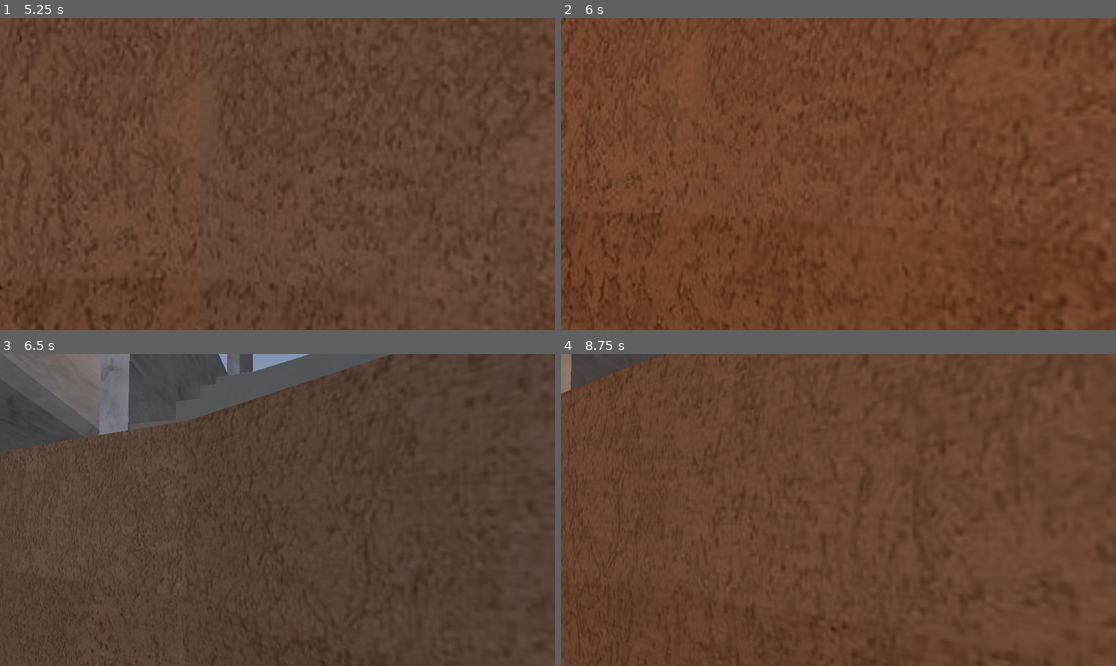
Above: before the commit, frames 1-4 (two rows, left to right).
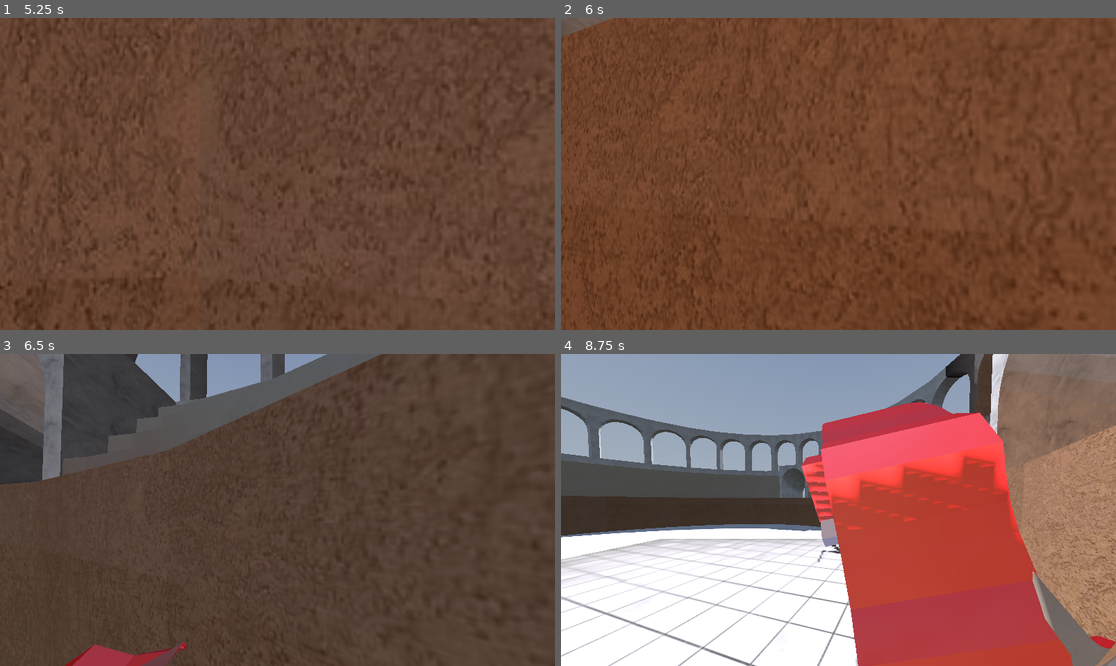
Above: after the commit, the same moments.

Repository: martinsi26/3DGameDesign
Game: Godot game, scene res://Scenes/Sandbox.tscn
The game is run twice, just before and just after one commit, with the same random seed, the same clock (stepped at 60 frames per second) and the same inputs. A sky picture missing from this copy of the repository is replaced by a grey-blue gradient.
Inputs (mouse positions are in pixels of both pictures, inside the frame that each line leads up to):
- Up to frame 1 (5.25 s): move the mouse to (305, 174) at 0.52 s; hold Ctrl (crouch) 0.53-1.28 s; hold W (move_forward) from 0.53 s (still down); tap Space (jump) at 0.77, 1.52, 3.02, 3.77, 4.52 s; move the mouse to (249, 174) at 1.27 s; tap Q (lock) at 1.35, 3.6 s; move the mouse to (288, 167) at 2.02 s; hold Shift (sprint) 2.03-2.78 s; move the mouse to (271, 180) at 2.77 s; tap Ctrl (crouch) at 2.85 s; move the mouse to (316, 177) at 3.52 s; move the mouse to (233, 170) at 4.27 s; tap Shift (sprint) at 4.35 s; move the mouse to (283, 174) at 5.02 s; hold Ctrl (crouch) from 5.03 s (still down)
- Up to frame 2 (6 s): move the mouse to (816, 167) at 5.77 s; release W (move_forward) at 5.78 s; release Ctrl (crouch) at 5.78 s; hold D (move_right) from 5.78 s (still down); tap Q (lock) at 5.85 s
- Up to frame 3 (6.5 s): keep holding D (move_right); tap Space (jump) at 6.02 s
- Up to frame 4 (8.75 s): move the mouse to (866, 510) at 6.52 s; release D (move_right) at 6.53 s; hold Shift (sprint) 6.53-7.28 s; hold W (move_forward) from 6.53 s (still down); tap Space (jump) at 6.77, 7.52 s; move the mouse to (810, 510) at 7.27 s; tap Ctrl (crouch) at 7.35 s; move the mouse to (849, 503) at 8.02 s; tap Q (lock) at 8.1 s

Frame 1 is identical in both runs. In frame 2, 2.6% of the frame differs, in the area x 0-100%, y 0-100%; in frame 3, 11%; in frame 4, 100%.

Commit message:
new self states
taken from enemy

Diff:
--- a/3dgamedesign/Scenes/Enemy/Boar.tscn
+++ b/3dgamedesign/Scenes/Enemy/Boar.tscn
@@ -3,9 +3,9 @@
 [ext_resource type="Script" path="res://Scenes/Enemy/Boar.gd" id="1_j6rep"]
 [ext_resource type="Script" path="res://Scripts/StateMachine/enemy_state_machine.gd" id="1_j844m"]
 [ext_resource type="PackedScene" uid="uid://br05dq1yh0vgl" path="res://Assets/Mobs/Boar.glb" id="2_fbblt"]
-[ext_resource type="Script" path="res://Scripts/EnemyStateScripts/AttackEnemyState.gd" id="2_w37hu"]
-[ext_resource type="Script" path="res://Scripts/EnemyStateScripts/WalkingEnemyState.gd" id="3_id3uu"]
-[ext_resource type="Script" path="res://Scripts/EnemyStateScripts/IdleEnemyState.gd" id="4_qimtc"]
+[ext_resource type="Script" path="res://Scripts/EnemyStateScripts/ChargeBoarState.gd" id="4_espj7"]
+[ext_resource type="Script" path="res://Scripts/EnemyStateScripts/IdleBoarState.gd" id="5_x62yr"]
+[ext_resource type="Script" path="res://Scripts/EnemyStateScripts/AttackBoarState.gd" id="6_t8ya2"]
 
 [sub_resource type="BoxShape3D" id="BoxShape3D_1egue"]
 
@@ -98,42 +98,42 @@
 bones/0/position = Vector3(-0.982528, 1.60596, -0.0432069)
 bones/0/rotation = Quaternion(-0.000134916, -0.00544725, -0.0247674, 0.999678)
 bones/0/scale = Vector3(1, 1, 1)
-bones/1/rotation = Quaternion(-0.422783, -0.547502, -0.389212, 0.608284)
-bones/2/rotation = Quaternion(0.00205011, 0.00618393, 0.00166619, 0.999977)
+bones/1/rotation = Quaternion(0.501892, 0.52898, 0.448405, -0.516931)
+bones/2/rotation = Quaternion(0.00204938, 0.00618393, 0.0016656, 0.999977)
 bones/2/scale = Vector3(1, 1, 1)
-bones/3/rotation = Quaternion(0.107125, 0.973348, 0.195126, 0.0551727)
-bones/4/rotation = Quaternion(0.526989, 0.550961, 0.419173, -0.492969)
-bones/5/rotation = Quaternion(-0.383561, -8.184e-08, -0.0466074, 0.922339)
-bones/6/rotation = Quaternion(0.0735888, -0.843551, -0.51222, 0.143659)
+bones/3/rotation = Quaternion(-0.100504, -0.944506, -0.312681, 0.0061165)
+bones/4/rotation = Quaternion(0.618291, 0.435369, 0.546726, -0.359528)
+bones/5/rotation = Quaternion(-0.0018644, -7.58446e-08, -0.000226547, 0.999998)
+bones/6/rotation = Quaternion(0.0160334, -0.915436, -0.38111, 0.128353)
 bones/6/scale = Vector3(1, 1, 1)
 bones/7/rotation = Quaternion(-0.0039415, -5.59095e-08, -0.361662, 0.932301)
 bones/8/rotation = Quaternion(-0.000254607, 2.80174e-07, -0.0233619, 0.999727)
 bones/8/scale = Vector3(1, 1, 1)
-bones/9/rotation = Quaternion(0.490766, 0.523423, 0.539357, -0.440762)
+bones/9/rotation = Quaternion(-0.496399, -0.49014, -0.551066, 0.457905)
 bones/9/scale = Vector3(1, 1, 1)
-bones/10/rotation = Quaternion(0.259692, 0.0040781, 0.287546, 0.921879)
-bones/11/rotation = Quaternion(-0.233015, -0.961532, -0.113337, -0.0911858)
+bones/10/rotation = Quaternion(0.266766, 0.00405815, 0.29538, 0.917371)
+bones/11/rotation = Quaternion(0.240113, 0.955161, 0.111283, 0.132774)
 bones/11/scale = Vector3(1, 1, 1)
-bones/12/rotation = Quaternion(0.566053, 0.388296, 0.577264, -0.44224)
+bones/12/rotation = Quaternion(0.524001, 0.417922, 0.550858, -0.497313)
 bones/12/scale = Vector3(1, 1, 1)
-bones/13/rotation = Quaternion(-0.206299, 2.47499e-07, -0.0250677, 0.978168)
-bones/14/rotation = Quaternion(0.0398407, -0.84213, -0.537152, 0.0264179)
+bones/13/rotation = Quaternion(-0.307301, 2.34111e-07, -0.0373407, 0.950879)
+bones/14/rotation = Quaternion(0.0431876, -0.827064, -0.560367, 0.00945481)
 bones/14/scale = Vector3(1, 1, 1)
 bones/15/scale = Vector3(1, 1, 1)
-bones/16/position = Vector3(-0.00375631, 2.79954, 0.136026)
+bones/16/position = Vector3(0.0119478, 2.65907, 0.161305)
 bones/16/scale = Vector3(1, 1, 1)
 bones/17/position = Vector3(-0.270936, 1.67241, 0.150817)
 bones/17/rotation = Quaternion(0.0475726, 0.694921, 0.019078, 0.717257)
 bones/17/scale = Vector3(1, 1, 1)
-bones/18/position = Vector3(-0.0819095, 1.40806, 0.194068)
+bones/18/position = Vector3(-0.0663494, 1.26014, 0.207011)
 bones/18/rotation = Quaternion(0.727624, 0.0303727, -0.684512, -0.0329245)
 bones/18/scale = Vector3(1, 1, 1)
 bones/19/rotation = Quaternion(0.0169582, 0.727634, -0.0159778, 0.685569)
 bones/19/scale = Vector3(1, 1, 1)
-bones/20/position = Vector3(-0.0382127, 2.66005, -0.28765)
+bones/20/position = Vector3(-0.0414785, 2.64971, -0.308297)
 bones/20/scale = Vector3(1, 1, 1)
 bones/21/scale = Vector3(1, 1, 1)
-bones/22/position = Vector3(-0.113777, 1.23394, -0.281484)
+bones/22/position = Vector3(-0.10396, 1.28757, -0.287866)
 bones/22/rotation = Quaternion(0.727624, 0.0303728, -0.684512, -0.0329245)
 bones/22/scale = Vector3(1, 1, 1)
 
@@ -145,20 +145,14 @@
 script = ExtResource("1_j844m")
 CURRENT_STATE = NodePath("IdleBoarState")
 
-[node name="AttackBoarState" type="Node" parent="BoarStateMachine"]
-script = ExtResource("2_w37hu")
-SPEED = 0.5
-DECELERATION = 0.15
-TOP_ANIM_SPEED = 1.2
-
 [node name="ChargeBoarState" type="Node" parent="BoarStateMachine"]
-script = ExtResource("3_id3uu")
-SPEED = 2.0
-DECELERATION = 0.15
-TOP_ANIM_SPEED = 1.2
+script = ExtResource("4_espj7")
 
 [node name="IdleBoarState" type="Node" parent="BoarStateMachine"]
-script = ExtResource("4_qimtc")
+script = ExtResource("5_x62yr")
+
+[node name="AttackBoarState" type="Node" parent="BoarStateMachine"]
+script = ExtResource("6_t8ya2")
 
 [node name="Area3D" type="Area3D" parent="."]
 collision_layer = 8
--- /dev/null
+++ b/3dgamedesign/Scripts/EnemyStateScripts/AttackBoarState.gd
@@ -0,0 +1,48 @@
+class_name AttackBoarState extends EnemyState
+
+@export var SPEED: float = 0.0  # Speed of the enemy
+@export var ACCELERATION: float = 0.1
+@export var DECELERATION: float = 0.25
+@export var TOP_ANIM_SPEED: float = 2.2
+
+var attack_finished = false
+var player_outside_range = false
+
+func enter(_previous_state) -> void:
+	attack()
+
+func update(delta: float) -> void:
+	ENEMY.enemy_follow_player(PLAYER)
+	#ENEMY.update_gravity(delta)
+	#ENEMY.update_velocity()
+	#var movement_target = PLAYER.global_position
+	#ENEMY.set_movement_target(movement_target)
+	#ENEMY.check_movement(movement_target)
+
+	if attack_finished and player_outside_range:
+		transition.emit("IdleBoarState")
+	elif attack_finished and !player_outside_range:
+		attack_finished = false
+		attack()
+
+# this is the function to play the attack animation and figure out which attack is being used
+func attack():
+	var rand = randi_range(0, 2)
+
+	if rand == 0:
+		# left attack
+		pass
+	elif rand == 1:
+		# top attack
+		pass
+	elif rand == 2:
+		# right attack
+		pass
+
+	attack_finished = true
+
+func _on_area_3d_body_entered(body: Node3D) -> void:
+	player_outside_range = false
+
+func _on_area_3d_body_exited(body: Node3D) -> void:
+	player_outside_range = true
--- /dev/null
+++ b/3dgamedesign/Scripts/EnemyStateScripts/ChargeBoarState.gd
@@ -0,0 +1,31 @@
+class_name ChargeBoarState extends EnemyState
+
+@export var SPEED: float = 3.0  # Speed of the enemy
+@export var ACCELERATION: float = 0.1
+@export var DECELERATION: float = 0.25
+@export var TOP_ANIM_SPEED: float = 2.2
+
+func enter(_previous_state) -> void:
+	pass
+
+func exit() -> void:
+	#ANIMATION.speed_scale = 1.0
+	pass
+
+func update(delta: float) -> void:
+	ENEMY.enemy_follow_player(PLAYER)
+	ENEMY.update_gravity(delta)
+	ENEMY.update_velocity()
+	if !ENEMY.is_on_floor():
+		return
+
+	var movement_target = PLAYER.global_position
+	ENEMY.set_movement_target(movement_target)
+	ENEMY.check_movement(movement_target, SPEED)
+
+func set_animation_speed(speed: float) -> void:
+	var alpha = remap(speed, 0.0, SPEED, 0.0, 1.0)
+	#ANIMATION.speed_scale = lerp(0.0, TOP_ANIM_SPEED, alpha)
+
+func _on_area_3d_body_entered(body: Node3D) -> void:
+	transition.emit("AttackBoarState")
--- /dev/null
+++ b/3dgamedesign/Scripts/EnemyStateScripts/IdleBoarState.gd
@@ -0,0 +1,18 @@
+class_name IdleBoarState extends EnemyState
+
+
+@export var SPEED: float = 0
+@export var ACCELERATION: float = 0.1
+@export var DECELERATION: float = 0.25
+
+func update(delta):
+	#ENEMY.enemy_follow_player(PLAYER)
+	#ENEMY.update_gravity(delta)
+	#ENEMY.update_velocity()
+	#var movement_target = PLAYER.global_position
+	#ENEMY.set_movement_target(movement_target)
+	#ENEMY.check_movement(movement_target)
+
+	if PLAYER != null:
+		await get_tree().create_timer(5).timeout
+		transition.emit("ChargeBoarState")
